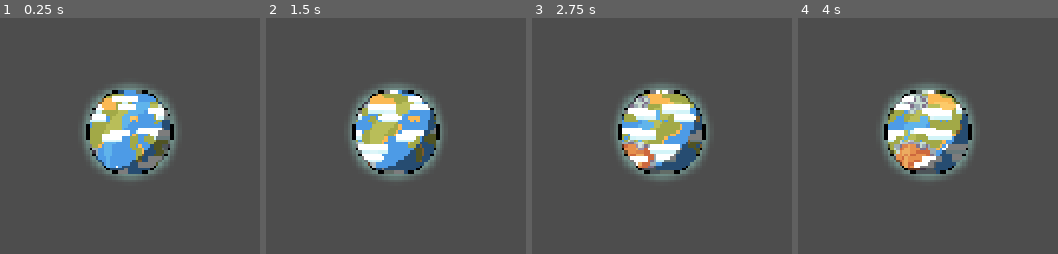
Above: before the commit, frames 1-4 (left to right).
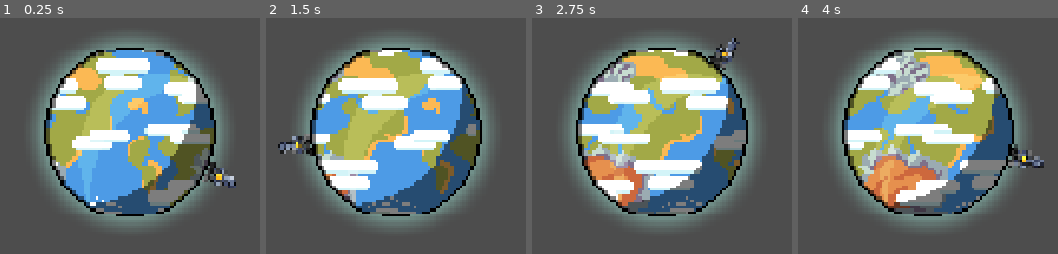
Above: after the commit, the same moments.

Repository: jeanleny/GalacticBouillabaisse
Game: Godot game, scene res://Scenes/game.tscn
Same seed, same stepped clock (60 frames per second), same inputs: the game is played once before the commit and once after it. The project has no main scene, so this scene is started directly.
Inputs (mouse positions are in pixels of both pictures, inside the frame that each line leads up to):
- Up to frame 1 (0.25 s): no input
- Up to frame 2 (1.5 s): move the mouse to (outside the picture) at 0.52 s; move the mouse to (outside the picture) at 1.27 s
- Up to frame 3 (2.75 s): move the mouse to (outside the picture) at 2.02 s
- Up to frame 4 (4 s): move the mouse to (outside the picture) at 2.77 s; move the mouse to (outside the picture) at 3.52 s

The runs differ from the first frame. In frame 1, 45% of the frame differs, in the area x 12-91%, y 7-89%; in frame 2, 45%; in frame 3, 46%; in frame 4, 46%, in the area x 12-95%, y 7-89%.

Commit message:
add a canon sprite

Diff:
--- a/galactic-bouillabaisse/Scenes/Characters/planet.tscn
+++ b/galactic-bouillabaisse/Scenes/Characters/planet.tscn
@@ -565,3 +565,4 @@
 shape = SubResource("CircleShape2D_kotnm")
 
 [node name="Camera2D" type="Camera2D" parent="." unique_id=1051901813]
+zoom = Vector2(2, 2)
--- /dev/null
+++ b/galactic-bouillabaisse/Scenes/Characters/player.tscn
@@ -0,0 +1,15 @@
+[gd_scene format=3 uid="uid://gcby38p13x5"]
+
+[ext_resource type="Script" uid="uid://dkyton4ma16vw" path="res://Script/player.gd" id="1_cvnsp"]
+[ext_resource type="Texture2D" uid="uid://bgmwylg6djmde" path="res://Asset/player/canon.png" id="2_6t5aa"]
+
+[node name="Player" type="Node2D" unique_id=1576080420]
+
+[node name="Canon" type="Node2D" parent="." unique_id=455790534]
+position = Vector2(200, 0)
+script = ExtResource("1_cvnsp")
+
+[node name="Sprite2D" type="Sprite2D" parent="Canon" unique_id=1623039854]
+rotation = 1.5707964
+scale = Vector2(0.8, 0.8)
+texture = ExtResource("2_6t5aa")
--- a/galactic-bouillabaisse/Scenes/game.tscn
+++ b/galactic-bouillabaisse/Scenes/game.tscn
@@ -1,7 +1,11 @@
 [gd_scene format=3 uid="uid://dqr1w560ktfhp"]
 
 [ext_resource type="PackedScene" uid="uid://cib0e82l6bp7u" path="res://Scenes/Characters/planet.tscn" id="1_ebmjs"]
+[ext_resource type="PackedScene" uid="uid://gcby38p13x5" path="res://Scenes/Characters/player.tscn" id="2_qxrlw"]
 
 [node name="Node2D" type="Node2D" unique_id=1543183940]
 
 [node name="Planet" parent="." unique_id=571760872 instance=ExtResource("1_ebmjs")]
+
+[node name="Player" parent="Planet" unique_id=1576080420 instance=ExtResource("2_qxrlw")]
+scale = Vector2(0.185, 0.185)
--- /dev/null
+++ b/galactic-bouillabaisse/Script/player.gd
@@ -0,0 +1,8 @@
+extends Node2D
+
+const ORBIT_RADIUS = 200.0
+
+func _process(_delta):
+	var direction = get_global_mouse_position() - get_parent().global_position
+	position = direction.normalized() * ORBIT_RADIUS
+	rotation = direction.angle()
Binary file removed: galactic-bouillabaisse/Asset/Screenshot from 2026-09-11 18-06-46.png
Binary file added: galactic-bouillabaisse/Asset/player/canon.png
Not shown, changed: galactic-bouillabaisse/Asset/player/canon.png.import
Not shown, added: galactic-bouillabaisse/Script/player.gd.uid
